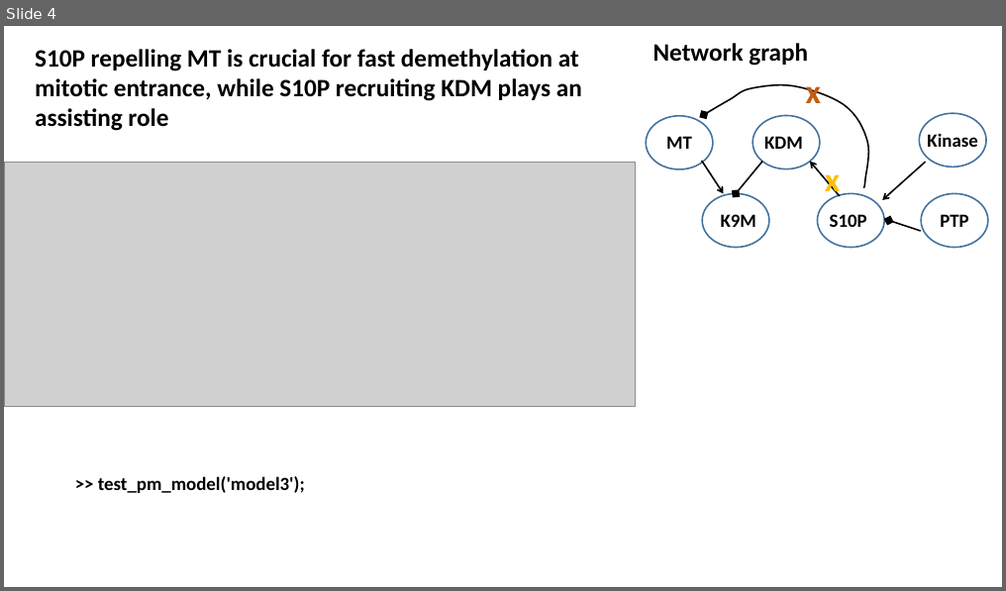
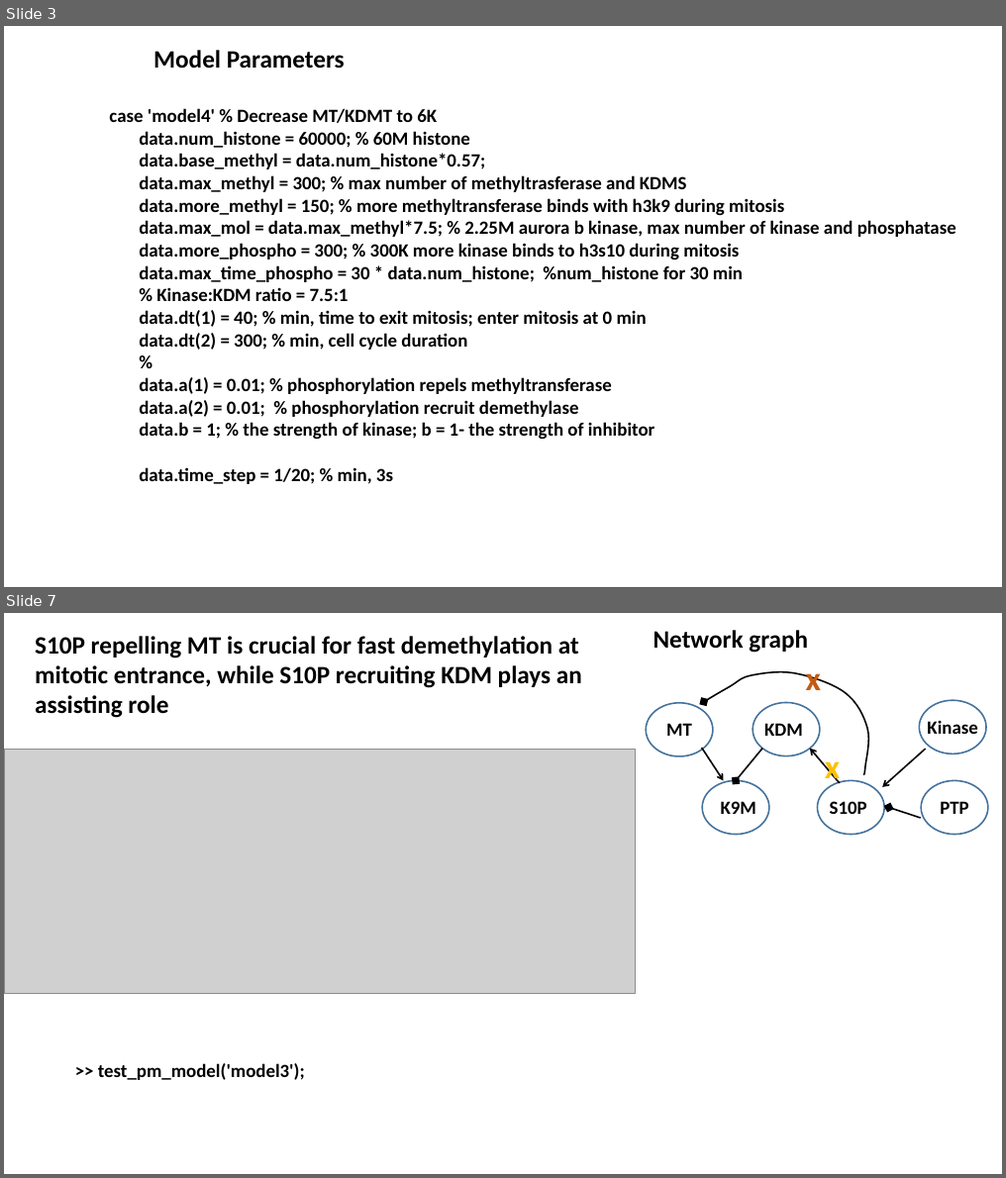
Before and after one commit to lu6007/fluocell, a slide deck: app/model/result_0211_2017.pptx. Shown one above the other, each under a label of ours: slide 4 before the commit, slides 3 and 7 after it; the slides between them are not shown. The pictures are 1006x591 and 1006x1178 pixels, drawn with LibreOffice and Linux fonts; fonts in the diff are those of the drawing; grey boxes stand for pictures. Boxes give left, top, right and bottom in pixels: in the first picture for what was removed or moved away, otherwise in the second. Text is boxed around its words. In the diff, an @@ line names an element or a change of style, - is before the commit and + after.

Commit message:
Modified model for Qin's paper, and miner modifications to fluocell

```diff
--- a/app/model/result_0211_2017.pptx
+++ b/app/model/result_0211_2017.pptx
@@ slide 3 added at box(4, 26, 1002, 587), background #FFFFFF @@
@@ text added at box(153, 50, 345, 69), 24 pt, text #000000, bold @@
+Model Parameters
@@ text added at box(109, 108, 956, 484), 18 pt, text #000000, bold @@
+case 'model4' % Decrease MT/KDMT to 6K
+data.num_histone = 60000; % 60M histone
+data.base_methyl = data.num_histone*0.57;
+data.max_methyl = 300; % max number of methyltrasferase and KDMS
+data.more_methyl = 150; % more methyltransferase binds with h3k9 during mitosis
+data.max_mol = data.max_methyl*7.5; % 2.25M aurora b kinase, max number of kinase and phosphatase
+data.more_phospho = 300; % 300K more kinase binds to h3s10 during mitosis
+data.max_time_phospho = 30 * data.num_histone; %num_histone for 30 min
+% Kinase:KDM ratio = 7.5:1
+data.dt(1) = 40; % min, time to exit mitosis; enter mitosis at 0 min
+data.dt(2) = 300; % min, cell cycle duration
+%
+data.a(1) = 0.01; % phosphorylation repels methyltransferase
+data.a(2) = 0.01; % phosphorylation recruit demethylase
+data.b = 1; % the strength of kinase; b = 1- the strength of inhibitor
+data.time_step = 1/20; % min, 3s
@@ what was slide 4 is now slide 7 @@
```
Also in this commit, not shown: 4 slides changed, 3 other slides added, 9 other files.
